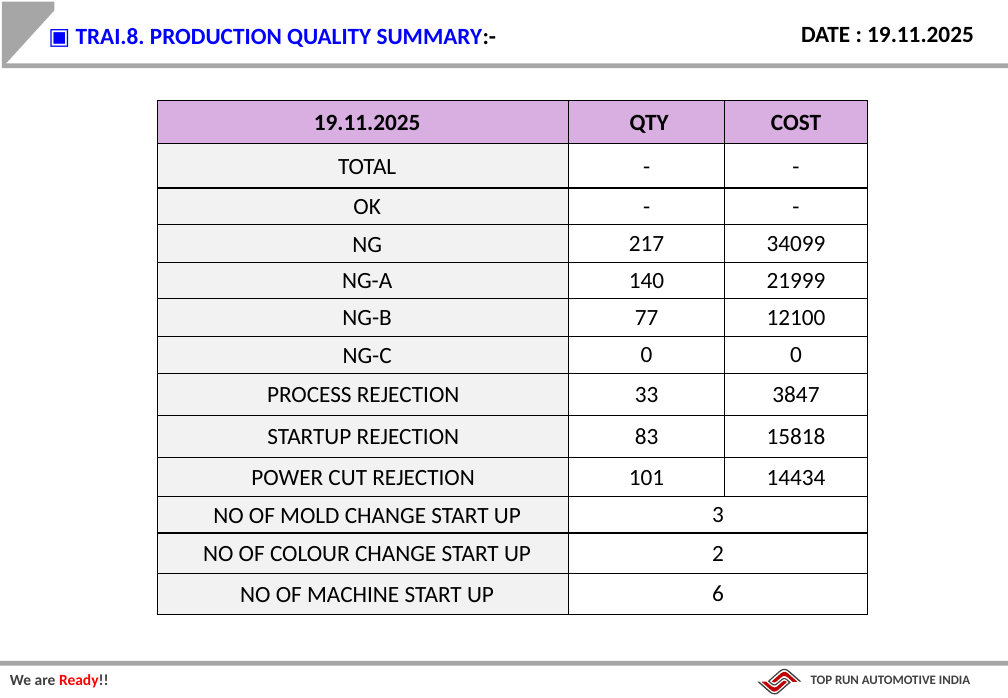
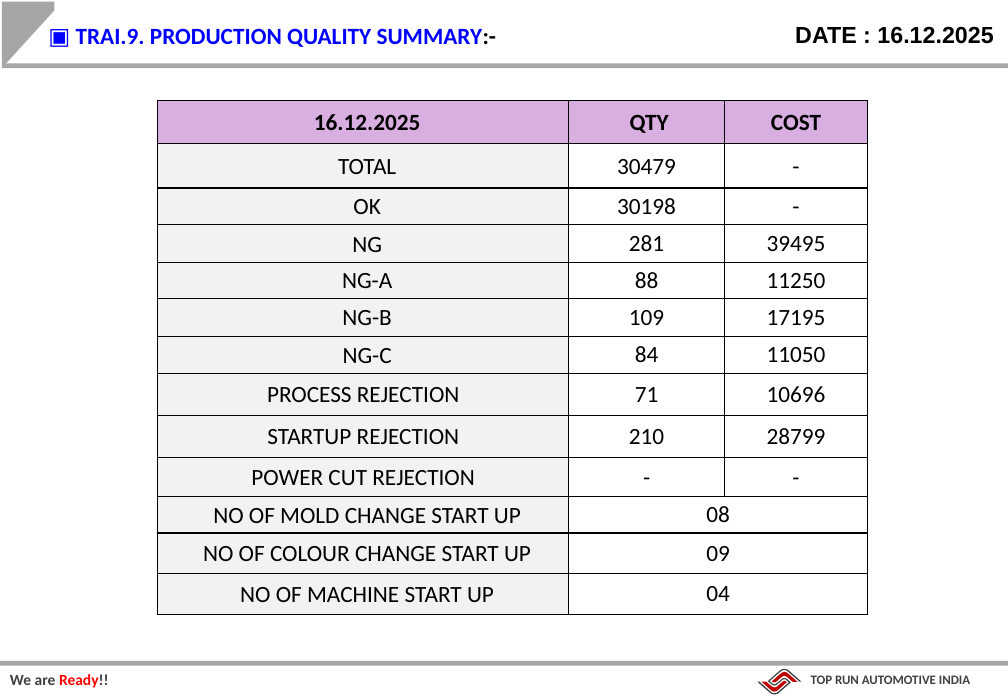
Before and after one commit to Dhamo2005/TOPRUN, a slide deck: slide 9 of Date.pptx (slide 8 before the commit). Drawn at 1008x698 pixels with LibreOffice and Linux fonts; fonts in the diff are those of the drawing; background and template pictures are left out. Boxes give left, top, right and bottom in pixels: in the first picture for what was removed or moved away, otherwise in the second. Text is boxed around its words. In the diff, an @@ line names an element or a change of style, - is before the commit and + after.

```diff
--- a/Date.pptx
+++ b/Date.pptx
@@ text at box(76, 28, 483, 47): text changed @@
-▣ TRAI.8. PRODUCTION QUALITY SUMMARY:-
+▣ TRAI.9. PRODUCTION QUALITY SUMMARY:-
@@ text at box(795, 26, 993, 44): text changed; font Calibri to Arial @@
-DATE : 19.11.2025
+DATE : 16.12.2025
@@ table at box(158, 101, 868, 614) @@
-row 1, column 1: 19.11.2025
+row 1, column 1: 16.12.2025
-row 2, column 2: -
+row 2, column 2: 30479
-row 3, column 2: -
+row 3, column 2: 30198
-row 4, column 2: 217
+row 4, column 2: 281
-row 4, column 3: 34099
+row 4, column 3: 39495
-row 5, column 2: 140
+row 5, column 2: 88
-row 5, column 3: 21999
+row 5, column 3: 11250
-row 6, column 2: 77
+row 6, column 2: 109
-row 6, column 3: 12100
+row 6, column 3: 17195
-row 7, column 2: 0
+row 7, column 2: 84
-row 7, column 3: 0
+row 7, column 3: 11050
-row 8, column 2: 33
+row 8, column 2: 71
-row 8, column 3: 3847
+row 8, column 3: 10696
-row 9, column 2: 83
+row 9, column 2: 210
-row 9, column 3: 15818
+row 9, column 3: 28799
-row 10, column 2: 101
+row 10, column 2: -
-row 10, column 3: 14434
+row 10, column 3: -
-row 11, column 2: 3
+row 11, column 2: 08
-row 12, column 2: 2
+row 12, column 2: 09
-row 13, column 2: 6
+row 13, column 2: 04
```
Also in this commit, not shown: 7 other slides changed, 1 slide added.
